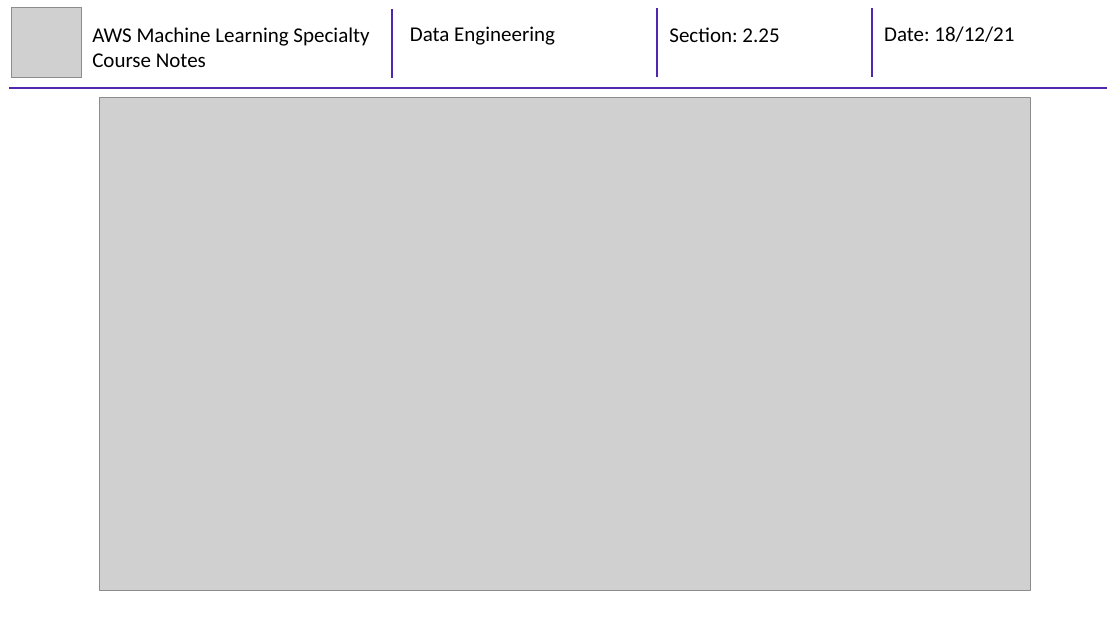
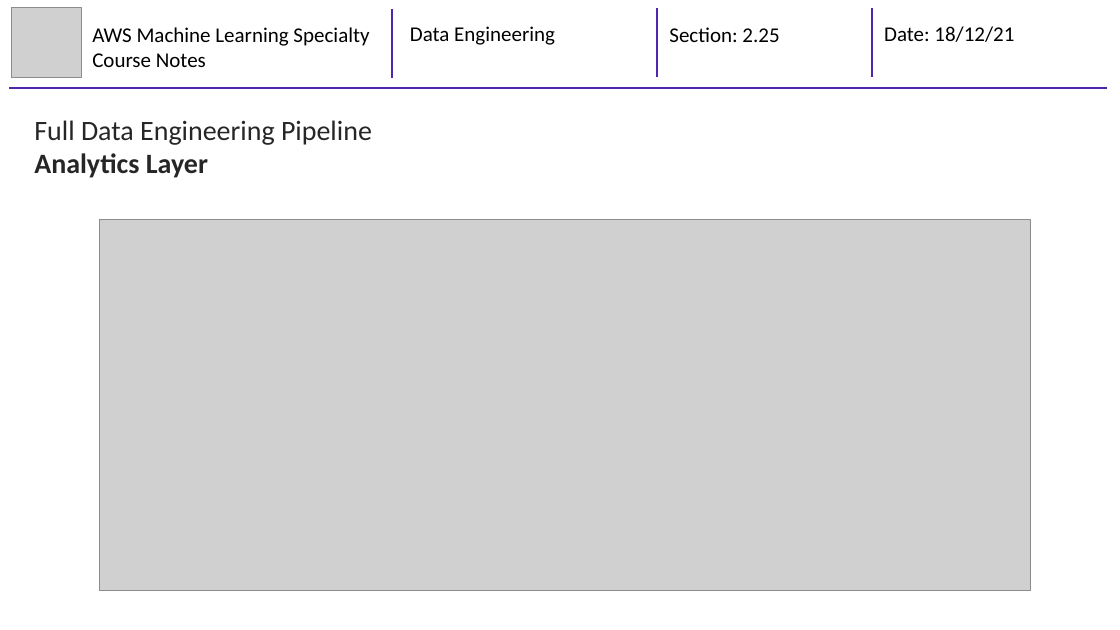
Before and after one commit to mhaythornthwaite/Testing_ML_Algorithms, a slide deck: slide 25 of AWS Machine Learning Specialty/Course Notes/2_MJH_Data_Engineering_Course_Notes.pptx (slide 21 before the commit). Drawn at 1120x630 pixels with LibreOffice and Linux fonts; fonts in the diff are those of the drawing; grey boxes stand for pictures. Boxes give left, top, right and bottom in pixels: in the first picture for what was removed or moved away, otherwise in the second. Text is boxed around its words. In the diff, an @@ line names an element or a change of style, - is before the commit and + after.

```diff
--- a/AWS Machine Learning Specialty/Course Notes/2_MJH_Data_Engineering_Course_Notes.pptx
+++ b/AWS Machine Learning Specialty/Course Notes/2_MJH_Data_Engineering_Course_Notes.pptx
@@ text added at (34,120,372,178), 24 pt, text #262626 @@
+Full Data Engineering Pipeline
+Analytics Layer
@@ picture: place and size @@
-picture at (100,97,1031,591)
+picture at (100,219,1031,591)
```
Also in this commit, not shown: 9 other slides changed, 4 slides added.
